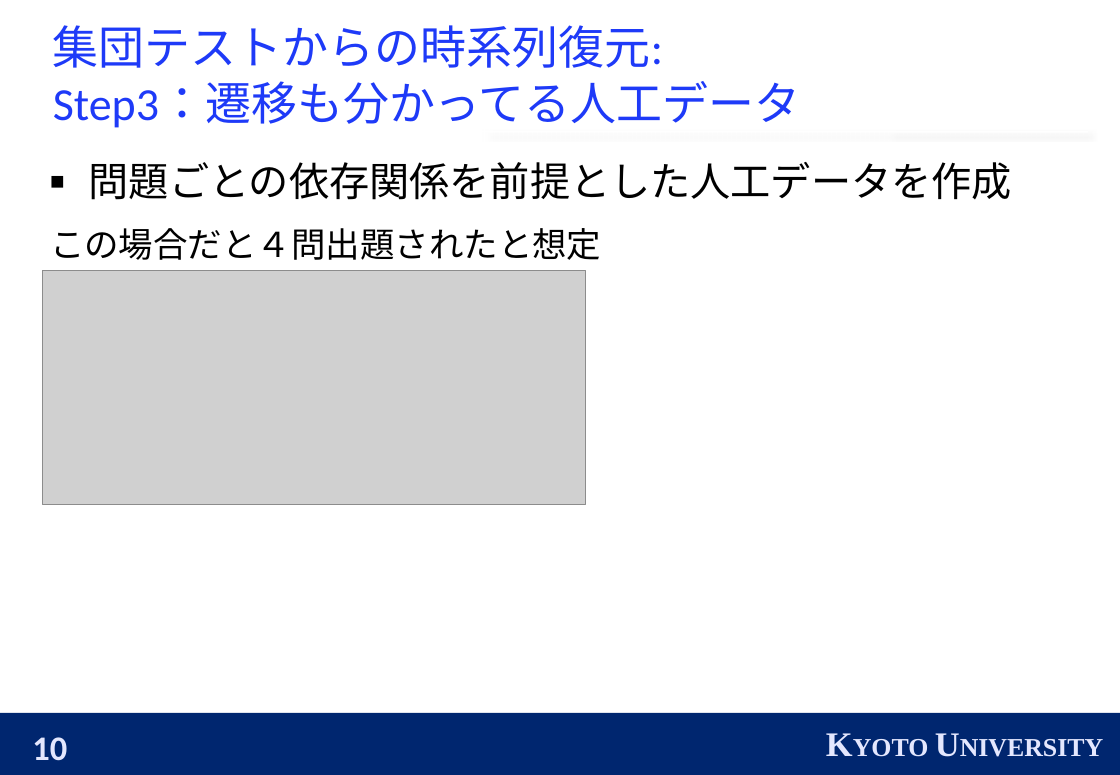
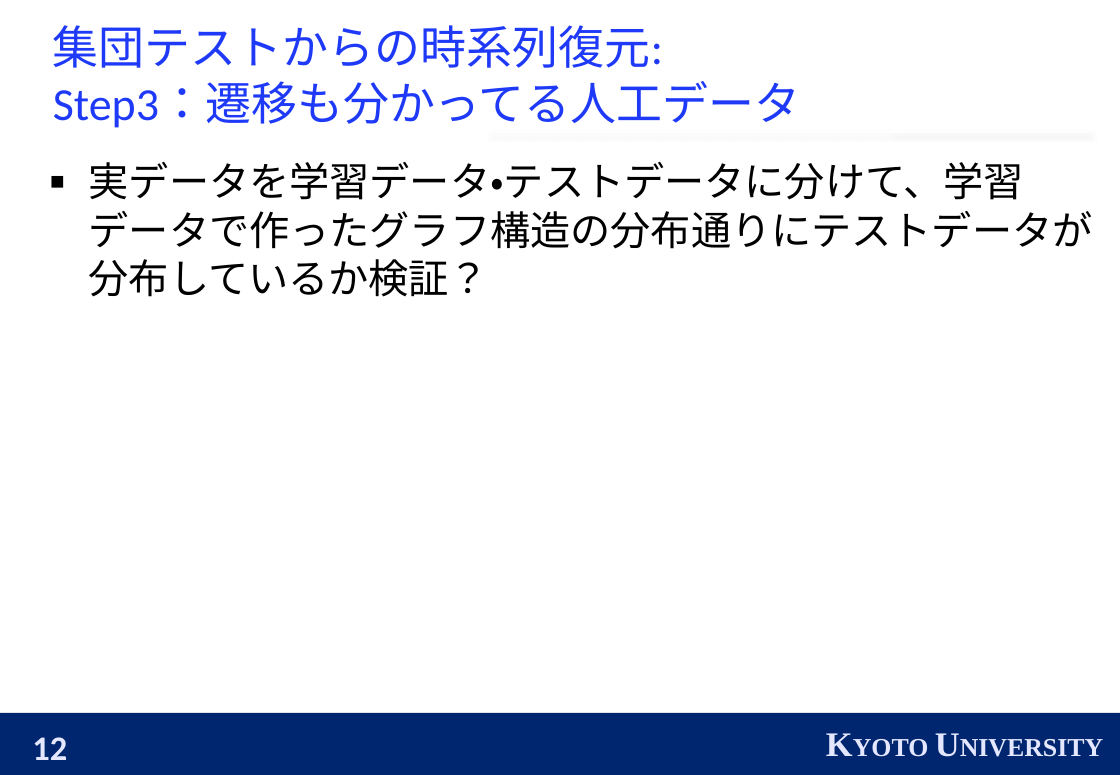
Before and after one commit to ryosukeaaaaa/KnowledgeTracing, a slide deck: slide 12 of KT.pptx (slide 10 before the commit). Drawn at 1120x775 pixels with LibreOffice and Linux fonts; fonts in the diff are those of the drawing; grey boxes stand for pictures. Boxes give left, top, right and bottom in pixels: in the first picture for what was removed or moved away, otherwise in the second. Text is boxed around its words. In the diff, an @@ line names an element or a change of style, - is before the commit and + after.

```diff
--- a/KT.pptx
+++ b/KT.pptx
@@ text at [89, 162, 1093, 297]: text changed @@
-■ 問題ごとの依存関係を前提とした人工データを作成
-この場合だと４問出題されたと想定
+■ 実データを学習データ・テストデータに分けて、学習データで作ったグラフ構造の分布通りにテストデータが分布しているか検証？
@@ picture removed at [42, 271, 586, 506] @@
@@ page number at [32, 737, 67, 760]: text changed @@
-10
+12
```
Also in this commit, not shown: 5 other slides changed, 2 slides added, 3 other files.
